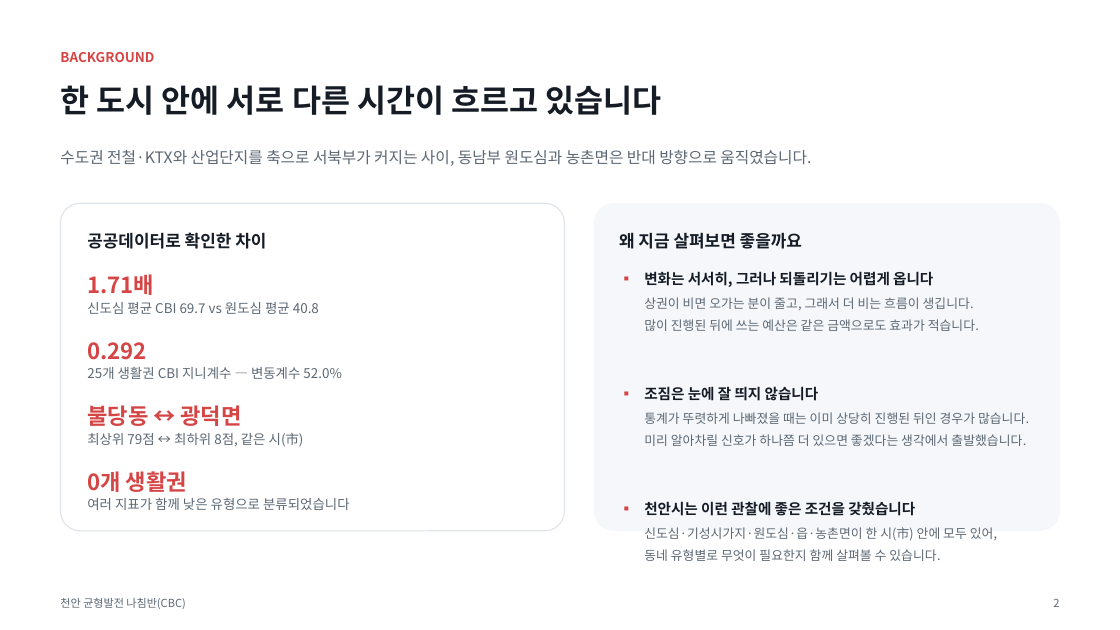
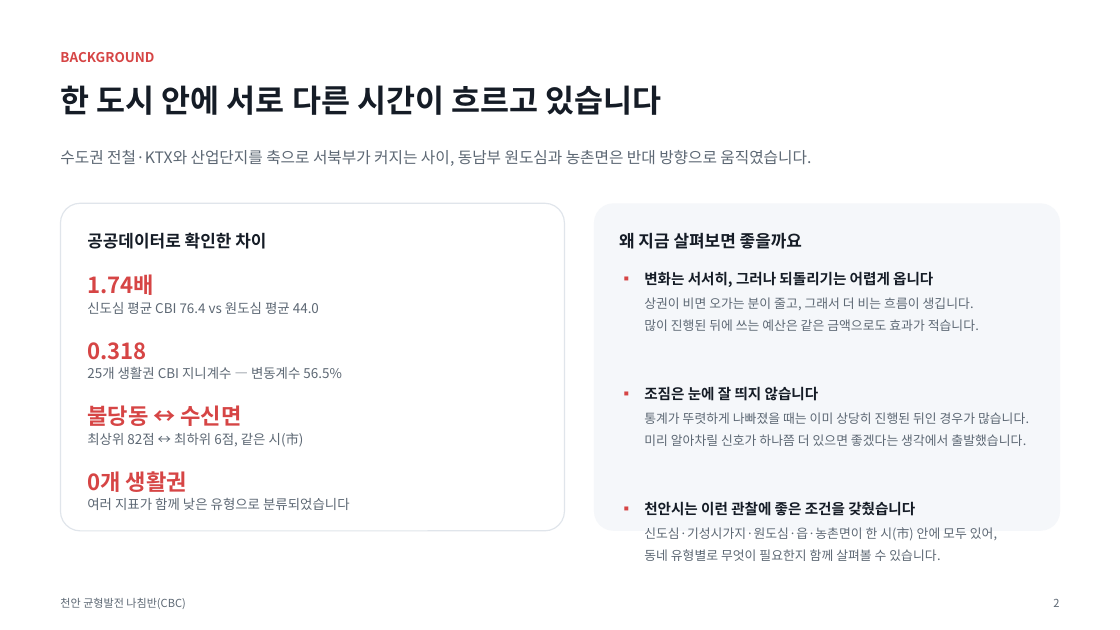
Before and after one commit to BioCode67/2026-AI-, a slide deck: slide 3 of deliverables/기획서_천안균형발전나침반_CBC.pptx. Drawn at 1120x630 pixels with LibreOffice and Linux fonts; fonts in the diff are those of the drawing. Boxes give left, top, right and bottom in pixels: in the first picture for what was removed or moved away, otherwise in the second. Text is boxed around its words. In the diff, an @@ line names an element or a change of style, - is before the commit and + after.

```diff
--- a/deliverables/기획서_천안균형발전나침반_CBC.pptx
+++ b/deliverables/기획서_천안균형발전나침반_CBC.pptx
@@ text at (87,274,154,295): text changed @@
-1.71배
+1.74배
@@ text at (87,302,319,314): text changed @@
-신도심 평균 CBI 69.7 vs 원도심 평균 40.8
+신도심 평균 CBI 76.4 vs 원도심 평균 44.0
@@ text at (87,342,146,360): text changed @@
-0.292
+0.318
@@ text at (87,367,341,379): text changed @@
-25개 생활권 CBI 지니계수 — 변동계수 52.0%
+25개 생활권 CBI 지니계수 — 변동계수 56.5%
@@ text at (87,405,242,426): text changed @@
-불당동 ↔ 광덕면
+불당동 ↔ 수신면
@@ text at (87,433,304,447): text changed @@
-최상위 79점 ↔ 최하위 8점, 같은 시(市)
+최상위 82점 ↔ 최하위 6점, 같은 시(市)
```
Also in this commit, not shown: 4 other slides changed, 11 other files.
